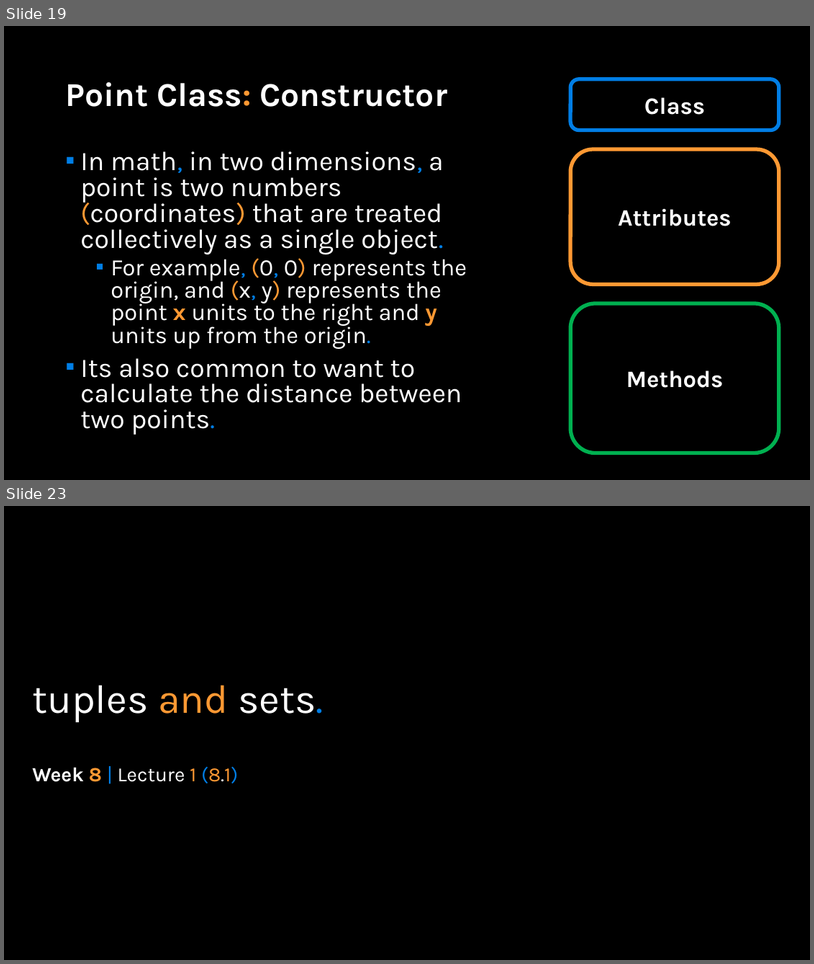
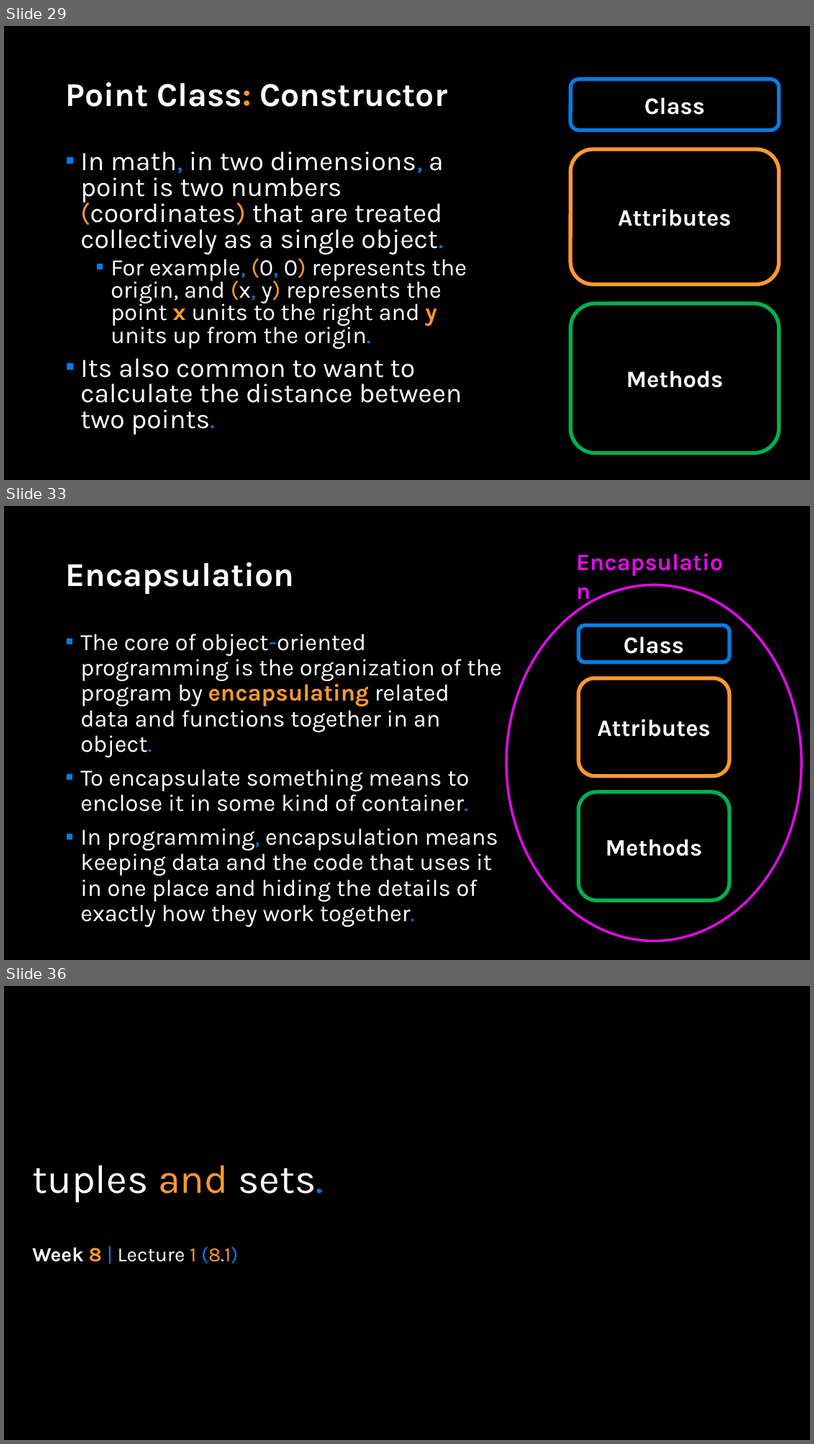
Before and after one commit to APS106/APS106-winter-2022-material, a slide deck: lectures/week10/lecture2/slides/week10_lecture2.pptx. Shown one above the other, each under a label of ours: slides 19 and 23 before the commit, slides 29, 33 and 36 after it; the slides between them are not shown. The pictures are 814x964 and 814x1444 pixels, drawn with LibreOffice and Linux fonts; fonts in the diff are those of the drawing; background and template pictures are left out. Boxes give left, top, right and bottom in pixels: in the first picture for what was removed or moved away, otherwise in the second. Text is boxed around its words. In the diff, an @@ line names an element or a change of style, - is before the commit and + after.

```diff
--- a/lectures/week10/lecture2/slides/week10_lecture2.pptx
+++ b/lectures/week10/lecture2/slides/week10_lecture2.pptx
@@ slide 33 added at (x1=4, y1=506, x2=810, y2=960), background picture (left out) @@
@@ title added at (x1=65, y1=562, x2=294, y2=594), 39.6 pt, text #FFFFFF, bold @@
+Encapsulation
@@ ellipse added at (x1=507, y1=584, x2=802, y2=940), outline #E00BE5 3 pt @@
@@ text added at (x1=80, y1=633, x2=502, y2=926), 28 pt, text #FFFFFF @@
+▪ The core of object-oriented programming is the organization of the program by encapsulating related data and functions together in an object.
+▪ To encapsulate something means to enclose it in some kind of container.
+▪ In programming, encapsulation means keeping data and the code that uses it in one place and hiding the details of exactly how they work together.
@@ rounded rectangle added at (x1=579, y1=626, x2=730, y2=662), outline #017EE5 4.5 pt, 28 pt, text #FFFFFF, bold @@
+Class
@@ rounded rectangle added at (x1=579, y1=678, x2=730, y2=776), outline #FF9933 4.5 pt, 28 pt, text #FFFFFF, bold @@
+Attributes
@@ rounded rectangle added at (x1=579, y1=792, x2=730, y2=900), outline #00B050 4.5 pt, 28 pt, text #FFFFFF, bold @@
+Methods
@@ text added at (x1=265, y1=828, x2=419, y2=850), 28 pt, text #E00BE5, bold @@
+Encapsulation
@@ what was slide 19 is now slide 29 @@
@@ what was slide 23 is now slide 36 @@
```
Also in this commit, not shown: 5 slides changed, 12 other slides added, 1 other file.
